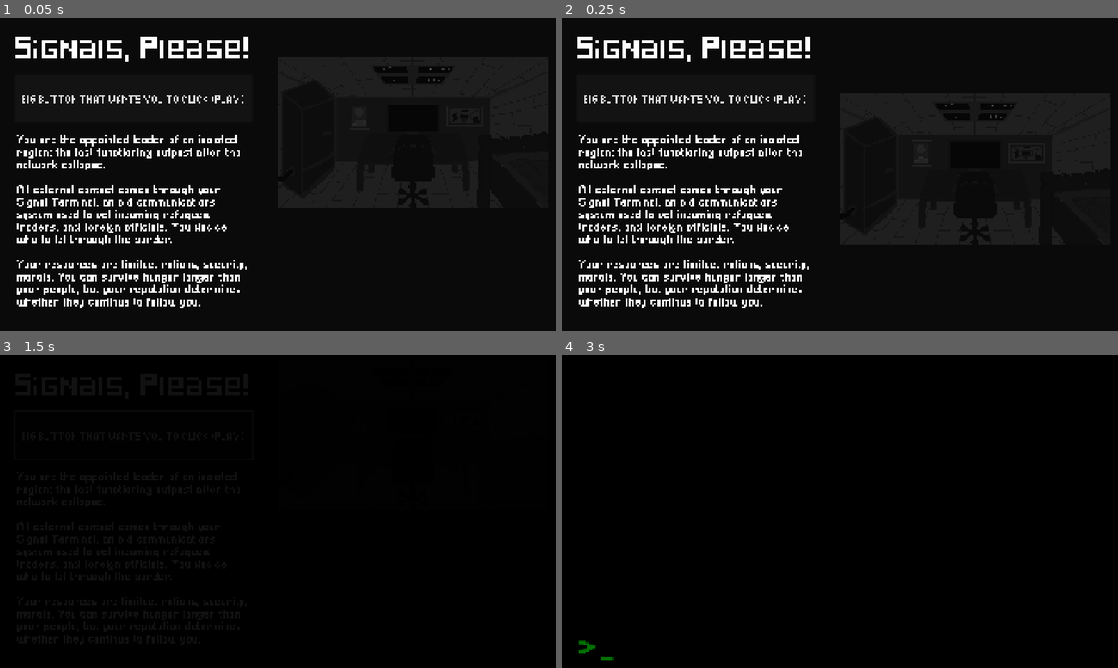
Above: before the commit, frames 1-4 (two rows, left to right).
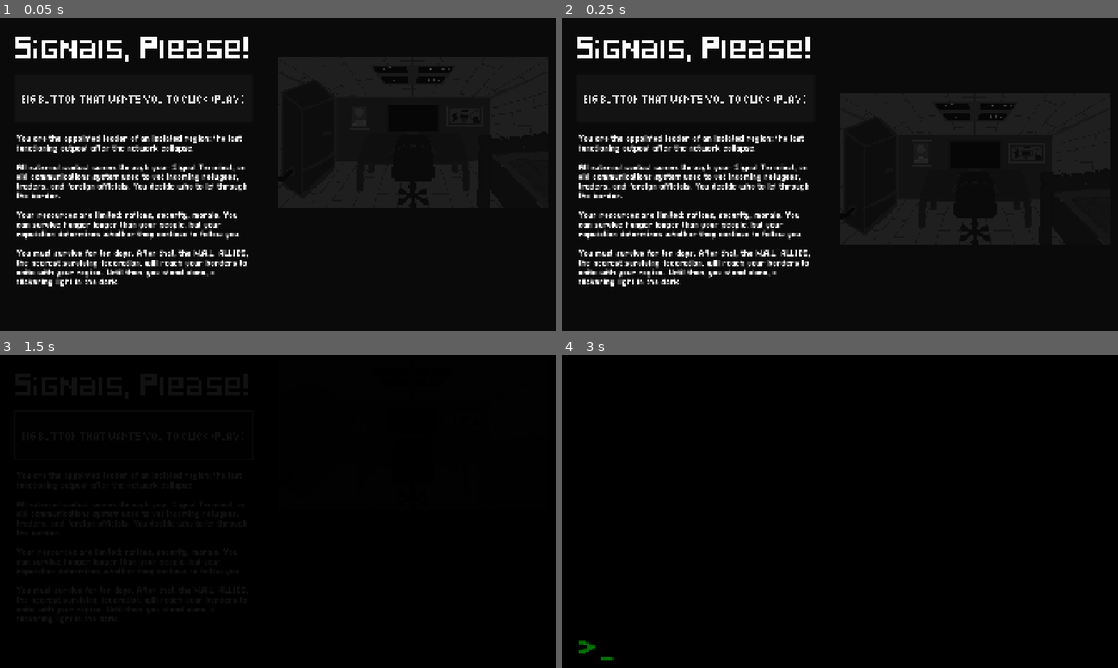
Above: after the commit, the same moments.

Repository: vempr/signals-please
Game: Godot game, scene res://scenes/main_menu.tscn
Same seed, same stepped clock (60 frames per second), same inputs: the game is played once before the commit and once after it.
Inputs (mouse positions are in pixels of both pictures, inside the frame that each line leads up to):
- Up to frame 1 (0.05 s): no input
- Up to frame 2 (0.25 s): no input
- Up to frame 3 (1.5 s): click "BIG BUTTON THAT WANTS YOU TO …" at 0.5 s; click "BIG BUTTON THAT WANTS YOU TO …" at 1.25 s
- Up to frame 4 (3 s): click "BIG BUTTON THAT WANTS YOU TO …" at 2 s; tap Enter at 2.75 s; move the mouse to (962, 495) at 2.77 s; press the mouse at (962, 495) at 2.78 s

The runs differ from the first frame. In frame 1, 8.2% of the frame differs, in the area x 3-45%, y 37-93%; in frame 2, 8.2%; in frame 3, less than 0.1%; in frame 4, nothing differs.

Commit message:
game: adjust game duration to 10 days; terminal: update terminal signals for end of day reporting, better resource feedback
terminal: shift game state updates to end of day for better overview; game: update hover states outside of terminal at end of day

Diff:
--- a/scenes/game.tscn
+++ b/scenes/game.tscn
@@ -251,3 +251,4 @@
 [connection signal="in_computer" from="Computer" to="." method="_on_computer_in_computer"]
 [connection signal="in_computer" from="Computer" to="Computer/Terminal" method="_on_computer_in_computer"]
 [connection signal="animation_finished" from="Computer/BlackCR/Zoom" to="Computer" method="_on_zoom_animation_finished"]
+[connection signal="day_is_over" from="Computer/Terminal" to="Hover" method="_on_terminal_day_is_over"]
--- a/scenes/main_menu.tscn
+++ b/scenes/main_menu.tscn
@@ -31,12 +31,14 @@
 offset_right = 875.0
 offset_bottom = 2016.0
 theme_override_fonts/font = ExtResource("4_wu84c")
-theme_override_font_sizes/font_size = 40
+theme_override_font_sizes/font_size = 30
 text = "You are the appointed leader of an isolated region: the last functioning outpost after the network collapse.
 
 All external contact comes through your Signal Terminal, an old communications system used to vet incoming refugees, traders, and foreign officials. You decide who to let through the border.
 
-Your resources are limited: rations, security, morale. You can survive hunger longer than your people, but your reputation determines whether they continue to follow you."
+Your resources are limited: rations, security, morale. You can survive hunger longer than your people, but your reputation determines whether they continue to follow you.
+
+You must survive for ten days. After that, the N.A.L. ALLIES, the nearest surviving federation, will reach your borders to unite with your region. Until then, you stand alone, a flickering light in the dark."
 autowrap_mode = 2
 
 [node name="PlayButton" type="Button" parent="."]
--- a/scripts/hover.gd
+++ b/scripts/hover.gd
@@ -25,7 +25,7 @@
 
 
 func emit_hunger() -> void:
-	display_message.emit("You are at " + str(GAME_STATE.player.hunger) + "% hunger. Do you wish to eat? (-10% hunger)")
+	display_message.emit("You are at " + str(GAME_STATE.player.hunger) + "% hunger. Do you wish to eat? (-10% hunger, -0.1 days of ration)")
 
 
 func emit_full() -> void:
@@ -83,11 +83,17 @@
 
 
 func _on_computer_hover_area_mouse_entered() -> void:
+	if GAME_STATE.day_finished:
+		return
+
 	cursor_point()
 	%ComputerLine.modulate.a = 0.4
 
 
 func _on_computer_hover_area_mouse_exited() -> void:
+	if GAME_STATE.day_finished:
+		return
+
 	cursor_normal()
 	%ComputerLine.modulate.a = 0.2
 
@@ -108,8 +114,6 @@
 
 func _on_computer_hover_area_input_event(_viewport: Node, _event: InputEvent, _shape_idx: int) -> void:
 	if Input.is_action_pressed("click") && GAME_STATE.day_finished == false:
-		# GAME_STATE.day_finished = true
-		# %BedLine.modulate.a = 0.2
 		trigger_computer.emit()
 
 
@@ -117,3 +121,8 @@
 	if Input.is_action_just_pressed("click") && GAME_STATE.day_finished == true:
 		progress.emit()
 		process_mode = Node.PROCESS_MODE_DISABLED
+
+
+func _on_terminal_day_is_over() -> void:
+	%ComputerLine.modulate.a = 0.0
+	%BedLine.modulate.a = 0.2
--- a/scripts/state.gd
+++ b/scripts/state.gd
@@ -1,7 +1,7 @@
 extends Node
 
 
-var FINAL_DAY := 30
+var FINAL_DAY := 10
 var day := 1
 var day_finished := false
 @onready var player = {
--- a/scripts/terminal.gd
+++ b/scripts/terminal.gd
@@ -1,4 +1,6 @@
 extends Node2D
+
+signal day_is_over
 
 enum DIFFICULTY { EASY, MEDIUM, HARD }
 const MAX_TERMINAL_LINES := 50
@@ -16,6 +18,12 @@
 var DEBUG := false
 var current_signal = null
 var difficulty
+var signals_left := 3
+
+# for displaying end of day stats
+var rep := 0
+var rat := 0.0
+var pop := 0
 
 
 func _ready() -> void:
@@ -115,10 +123,65 @@
 		await ddd()
 		await ddd()
 		nl()
-		await print_text(C.MESSAGES.incoming_signal, C.COLORS.blue)
-
-		can_submit = true
-		incoming_signal_next = true
+
+		signals_left -= 1
+		if signals_left > 0:
+			await print_text(C.MESSAGES.incoming_signal, C.COLORS.blue)
+			can_submit = true
+			incoming_signal_next = true
+		else:
+			nl()
+			await print_text("SIG: End of day report, compiling local metrics.", C.COLORS.orange, 0.01, true)
+			await ddd()
+			nl()
+			nl()
+
+			var summary := ""
+			var prev_rep = GAME_STATE.player.reputation
+			var prev_rat = GAME_STATE.ration_remaining
+			var prev_pop = GAME_STATE.people_remaining
+
+			GAME_STATE.player.reputation += rep
+			GAME_STATE.people_remaining += pop
+
+			var new_rations = prev_rat + rat
+			var daily_consumption = 0.1 * GAME_STATE.people_remaining
+			var final_rations = max(0.0, new_rations - daily_consumption)
+
+			GAME_STATE.ration_remaining = final_rations
+
+			var curr_rep = GAME_STATE.player.reputation
+			var curr_rat = GAME_STATE.ration_remaining
+			var curr_pop = GAME_STATE.people_remaining
+
+			if rep > 0:
+				summary += "Reputation improved by %d%% [%d%% -> %d%%]\n" % [rep, prev_rep, curr_rep]
+			elif rep < 0:
+				summary += "Reputation declined by %d%% [%d%% -> %d%%]\n" % [abs(rep), prev_rep, curr_rep]
+			else:
+				summary += "Reputation held steady. [%d%%]\n" % [curr_rep]
+
+			if rat > 0:
+				summary += "Ration stores increased by %.1f days [%.1f -> %.1f before consumption]\n" % [rat, prev_rat, new_rations]
+			elif rat < 0:
+				summary += "Ration reserves depleted by %.1f days [%.1f -> %.1f before consumption]\n" % [abs(rat), prev_rat, new_rations]
+			else:
+				summary += "Ration balance unchanged before consumption. [%.1f]\n" % [new_rations]
+
+			summary += "Daily consumption reduced stores by %.1f days (0.1 * %d people) [FINAL: %.1f]\n" % [daily_consumption, curr_pop, curr_rat]
+
+			if pop > 0:
+				summary += "Population grew by %d new arrivals [%d -> %d]\n" % [pop, prev_pop, curr_pop]
+			elif pop < 0:
+				summary += "Population decreased by %d individuals [%d -> %d]\n" % [abs(pop), prev_pop, curr_pop]
+			else:
+				summary += "Population unchanged. [%d]\n" % [curr_pop]
+
+			await print_text(summary, "#00ff00", 0.01, true)
+			await wait(1.0)
+			await print_text("SIG: You must rest now, commander. See you tomorrow.", C.COLORS.orange, 0.01, true)
+			GAME_STATE.day_finished = true
+			day_is_over.emit()
 
 
 func print_text(text: String, color: String = "white", speed: float = 0.005, take_breaks: bool = false) -> bool:
@@ -256,17 +319,17 @@
 
 
 func generate_signal_integrity() -> String:
-	var p := 0.0
+	var percent := 0.0
 
 	match difficulty:
 		DIFFICULTY.EASY:
-			p = snapped(randi_range(60, 99) + randf(), 0.1)
+			percent = snapped(randi_range(60, 99) + randf(), 0.1)
 		DIFFICULTY.MEDIUM:
-			p = snapped(randi_range(40, 70) + randf(), 0.1)
+			percent = snapped(randi_range(40, 70) + randf(), 0.1)
 		DIFFICULTY.HARD:
-			p = snapped(randi_range(0, 99) + randf(), 0.1)
-
-	return str(p) + "%"
+			percent = snapped(randi_range(0, 99) + randf(), 0.1)
+
+	return str(percent) + "%"
 
 
 func _on_memory_timer_timeout() -> void:
@@ -292,32 +355,37 @@
 func assess_and_display(opt: String) -> bool:
 	if opt == "c":
 		var reputation_deduction := randi_range(1, 2)
-		GAME_STATE.player.reputation -= reputation_deduction
+		rep -= reputation_deduction
+
+		await print_text("SIG: Indecisiveness is always frowned upon, commander. Please remember this.", C.COLORS.orange, 0.005, true)
 		await print_text("- "+ str(reputation_deduction) +"% REPUTATION", C.COLORS.orange, 0.01)
 		return true
 
 	if current_signal.is_real:
 		match opt:
 			"a":
-				GAME_STATE.player.reputation += 1
+				var reputation_addition := 2
+				rep += reputation_addition
 
 				if current_signal.type != C.MESSAGE_TYPE.FOOD_SERVICE:
-					GAME_STATE.people_remaining += 1
+					var people_addition := 1
+					pop += people_addition
 					await print_random_message(C.MESSAGES.real_success.person)
 
 					await wait(0.3)
-					await print_text("+ 1% REPUTATION", C.COLORS.orange, 0.01)
+					await print_text("+ 2% REPUTATION", C.COLORS.orange, 0.01)
 					await print_text("+ 1 POPULATION UNIT", C.COLORS.orange, 0.01)
 				else:
-					var ration_addition = snapped(randi_range(2, 3) + randf(), 0.1)
-					GAME_STATE.ration_remaining += ration_addition
+					var ration_addition = snapped(randi_range(1, 3) + randf(), 0.1)
+					rat += ration_addition
 					await print_random_message(C.MESSAGES.real_success.food_service)
 
 					await wait(0.3)
-					await print_text("+ 1% REPUTATION", C.COLORS.orange, 0.01)
+					await print_text("+ 2% REPUTATION", C.COLORS.orange, 0.01)
 					await print_text("+ " + str(ration_addition) +" DAYS OF RATION", C.COLORS.orange, 0.01)
 			"b":
-				GAME_STATE.player.reputation -= 4
+				var reputation_deduction := 6
+				rep -= reputation_deduction
 
 				if current_signal.type != C.MESSAGE_TYPE.FOOD_SERVICE:
 					await print_random_message(C.MESSAGES.real_failed.person)
@@ -325,21 +393,25 @@
 					await print_random_message(C.MESSAGES.real_failed.food_service)
 
 				await wait(0.3)
-				await print_text("- 4% REPUTATION", C.COLORS.orange, 0.01)
+				await print_text("- 6% REPUTATION", C.COLORS.orange, 0.01)
 	else:
 		match opt:
 			"a":
 				var punishment := randi_range(1, 2)
-				var reputation_deduction: int
+				var reputation_deduction := 0
+				var ration_deduction := 0
 				var population_deduction := 0
 
 				if punishment == 1:
-					reputation_deduction = 5
-					GAME_STATE.player.reputation -= reputation_deduction
-				else:
-					reputation_deduction = randi_range(2, 3)
+					reputation_deduction = randi_range(4, 8)
+					ration_deduction = snapped(randf(), 0.1)
+				else:
+					reputation_deduction = randi_range(2, 5)
 					population_deduction = 1
-					GAME_STATE.people_remaining -= population_deduction
+
+				pop -= population_deduction
+				rep -= reputation_deduction
+				rat -= ration_deduction
 
 				if current_signal.type != C.MESSAGE_TYPE.FOOD_SERVICE:
 					await print_random_message(C.MESSAGES.fake_failed.person)
@@ -348,11 +420,15 @@
 
 				await wait(0.3)
 				await print_text("- "+ str(reputation_deduction) +"% REPUTATION", C.COLORS.orange, 0.01)
-				if population_deduction > 0:
+
+				if punishment == 1:
+					await print_text("- " + str(ration_deduction) + " DAYS OF RATION", C.COLORS.orange, 0.01)
+				else:
 					await print_text("- 1 POPULATION UNIT", C.COLORS.orange, 0.01)
+
 			"b":
-				var reputation_addition := 1
-				GAME_STATE.player.reputation += reputation_addition
+				var reputation_addition := 3
+				rep += reputation_addition
 
 				if current_signal.type != C.MESSAGE_TYPE.FOOD_SERVICE:
 					await print_random_message(C.MESSAGES.fake_success.person)
@@ -360,7 +436,7 @@
 					await print_random_message(C.MESSAGES.fake_success.food_service)
 
 				await wait(0.3)
-				await print_text("+ 1% REPUTATION", C.COLORS.orange, 0.01)
+				await print_text("+ 3% REPUTATION", C.COLORS.orange, 0.01)
 
 	return true
 
